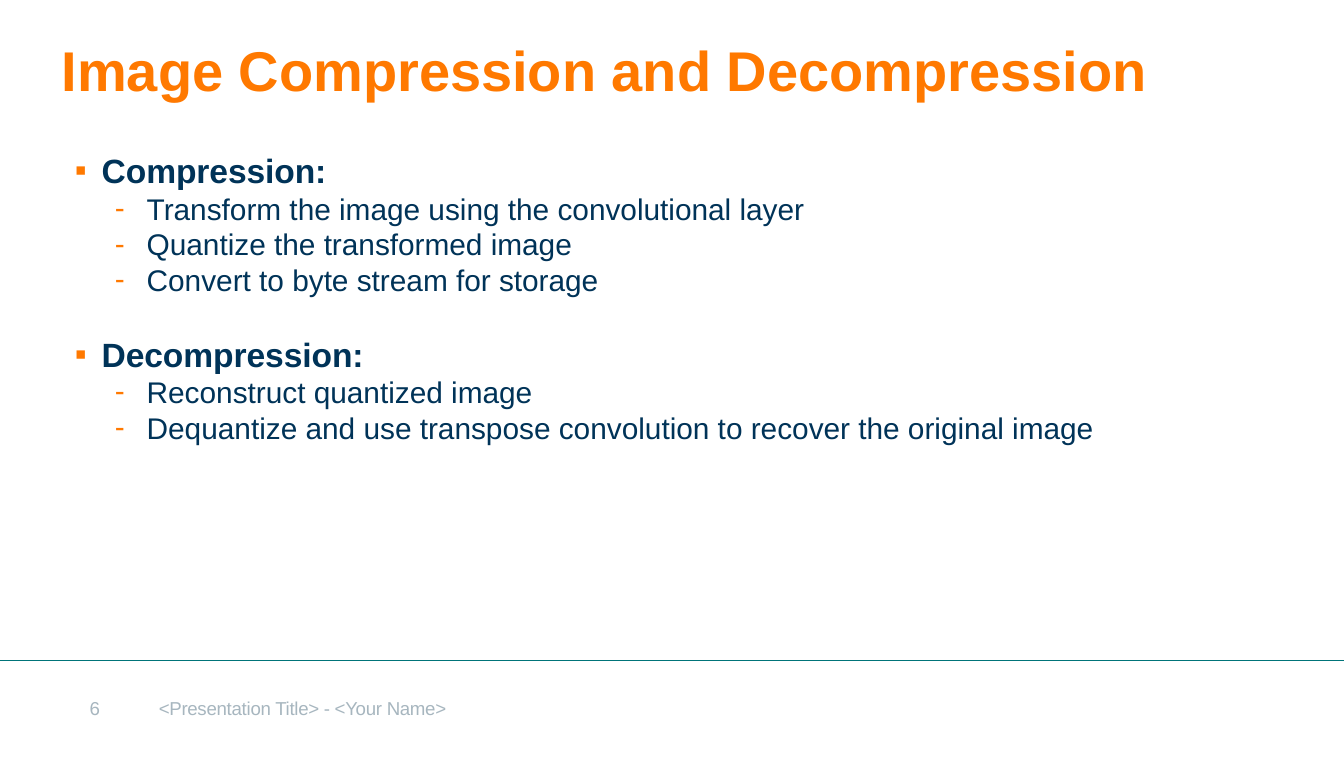
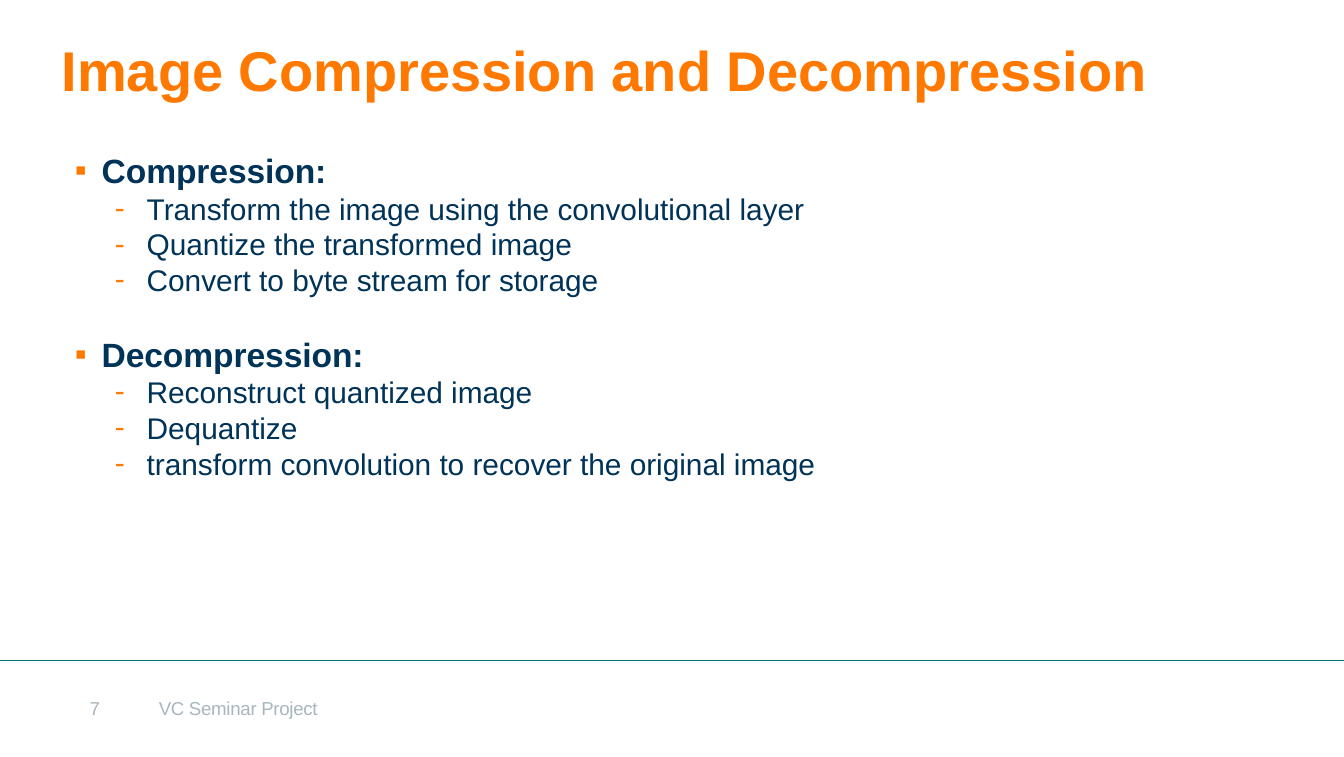
Before and after one commit to atifiqbal37/VC_Seminar_Project, a slide deck: slide 7 of VC_Seminar_Project_slides.pptx (slide 6 before the commit). Drawn at 1344x757 pixels with LibreOffice and Linux fonts; fonts in the diff are those of the drawing; background and template pictures are left out. Boxes give left, top, right and bottom in pixels: in the first picture for what was removed or moved away, otherwise in the second. Text is boxed around its words. In the diff, an @@ line names an element or a change of style, - is before the commit and + after.

```diff
--- a/VC_Seminar_Project_slides.pptx
+++ b/VC_Seminar_Project_slides.pptx
@@ text at box(147, 417, 815, 480): text changed @@
-    – Dequantize and use transpose convolution to recover the original image
+    – Dequantize
+    – transform convolution to recover the original image
@@ page number at box(90, 702, 100, 715): text changed @@
-6
+7
@@ text at box(159, 701, 317, 719): text changed @@
-<Presentation Title> - <Your Name>
+VC Seminar Project
```
Also in this commit, not shown: 6 other slides changed, 3 slides added, 1 other file.
